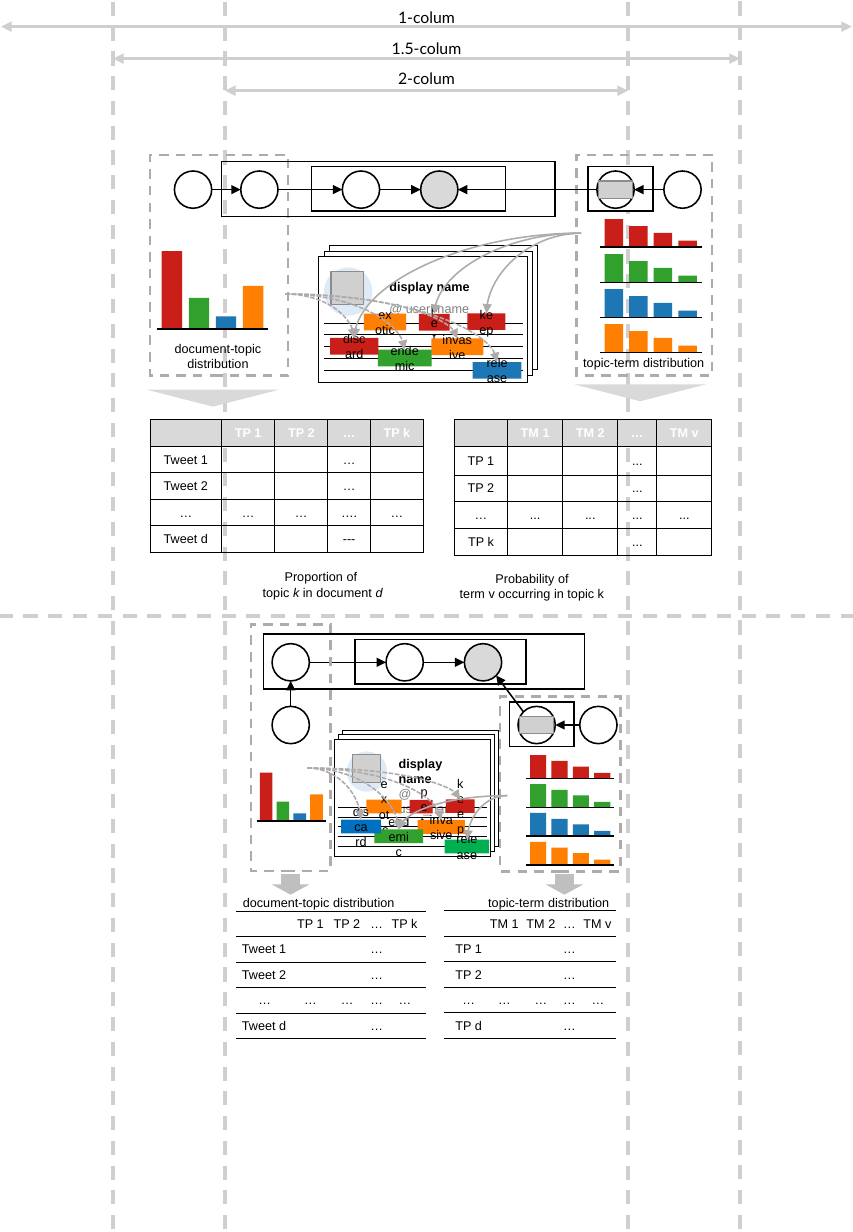
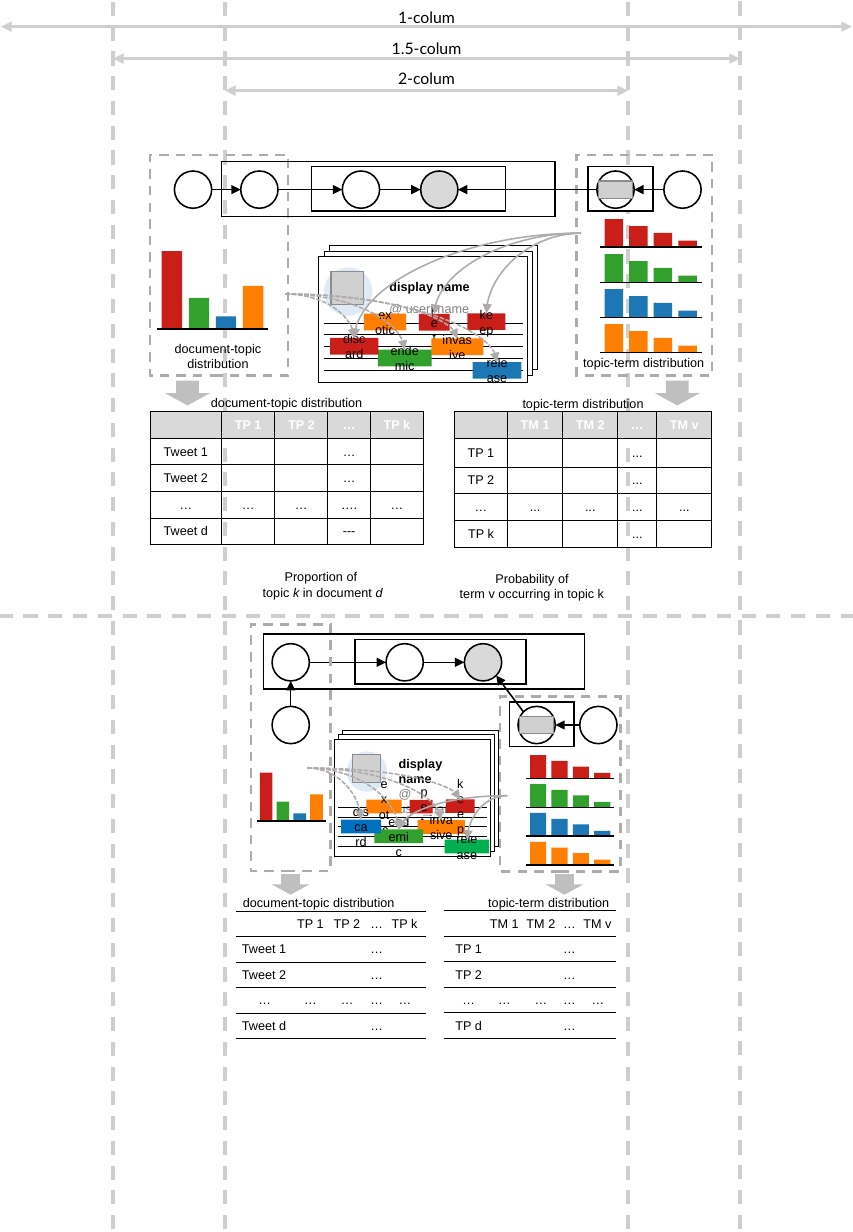
Before and after one commit to tjdk1992/twitter_ias_topic_model, a slide deck: slide 1 of fig-manual/lda-graphical-presentation.pptx. Drawn at 853x1232 pixels with LibreOffice and Linux fonts; fonts in the diff are those of the drawing; grey boxes stand for pictures; background and template pictures are left out. Boxes give left, top, right and bottom in pixels: in the first picture for what was removed or moved away, otherwise in the second. Text is boxed around its words. In the diff, an @@ line names an element or a change of style, - is before the commit and + after.

```diff
--- a/fig-manual/lda-graphical-presentation.pptx
+++ b/fig-manual/lda-graphical-presentation.pptx
@@ down arrow added at <box>165,381,210,406</box>, fill #BFBFBF @@
@@ triangle removed at <box>574,384,706,401</box> @@
@@ down arrow added at <box>655,381,701,406</box>, fill #BFBFBF @@
@@ triangle removed at <box>147,390,279,407</box> @@
@@ table: place and size @@
-table at <box>150,420,424,553</box>
+table at <box>150,412,424,545</box>
@@ text added at <box>211,398,362,411</box>, 8 pt, text #000000 @@
+document-topic distribution
@@ table: place and size @@
-table at <box>455,420,711,553</box>
+table at <box>455,412,711,545</box>
@@ text added at <box>523,398,643,411</box>, 8 pt, text #000000 @@
+topic-term distribution
```
Also in this commit, not shown: 28 other files.
